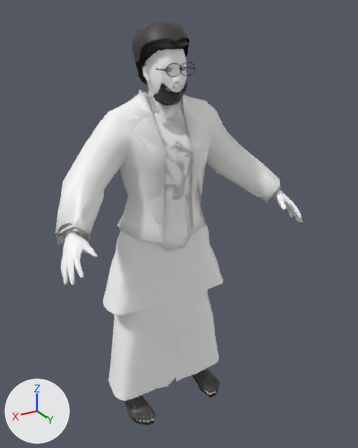
The glTF model assets/humans/m_avg.glb, before and after one commit.
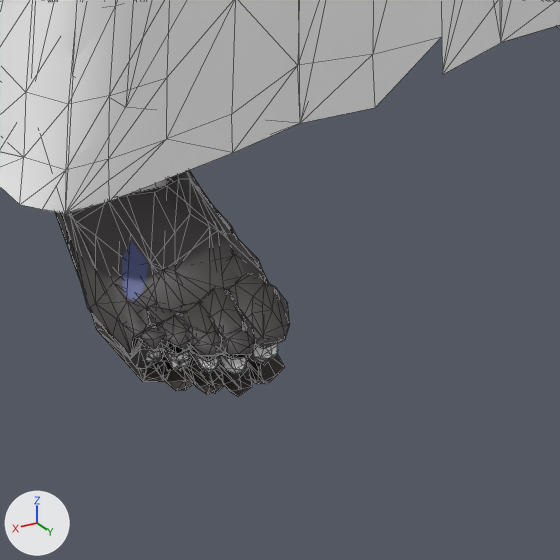
The first picture shows the older version from a 50 mm lens placed at (0.991, 1.814, 1.798), pointed at (-0.04, 0.096, 0.939). The close-ups show the older and then the newer version on the part from 32% to 54% of the width and 83% to 100% of the height of that picture. Only the edits that show in the close-ups are written down. Lighting does not change. The marker at lower left points along +X, +Y and +Z. The close-ups show mesh edges as thin lines. Vertices at exactly the same position are counted once.

In view in the first close-up: 'L1_chappal_sole', 'L1_lungi', 'L1_shoes', 'L1_skin_feet', 'L2_chappal_sole', 'L2_chappal_straps', 'L2_lungi', 'L2_shoes' and 1 more.
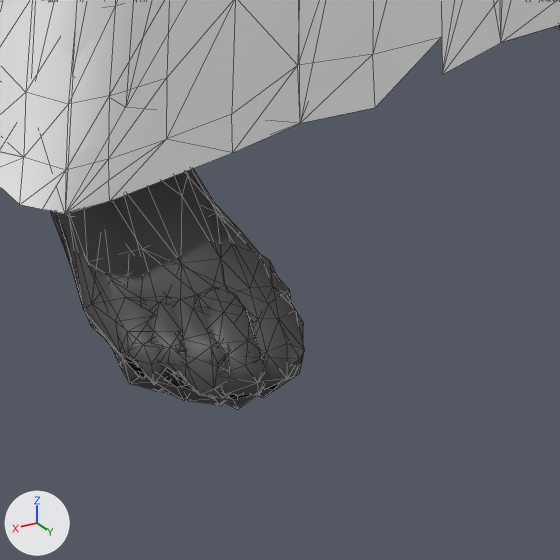
Boxes [x1, y1, x2, y2] around the edits, measured in the close-ups (560 x 560 px):
'L1_shoes', reshaped
    before: [56, 171, 290, 368]
    after: [50, 169, 305, 410]
'L2_shoes', reshaped
    before: [55, 25, 560, 359]
    after: [70, 25, 560, 406]
part 2 of me_l2_shoes, rebuilt
    before: [55, 170, 270, 359]
    after: [70, 169, 299, 406]
'L1_chappal_sole', unchanged, covered by the edit
    before: [91, 26, 560, 396]
    after: [129, 26, 557, 396]
'L1_skin_feet', unchanged, covered by the edit
    before: [129, 179, 278, 375]

Edits to the bpy script that builds the scene:
```text
Change me_l1_shoes:
    used by ob_l1_shoes; location = (0.0, 0.0, 0.0)
    remove me_l1_shoes.from_pydata(...)  # 574 vertices, 988 faces; spans x -0.252..0.252, y -0.056..0.212, z -0.008..0.072
    add me_l1_shoes.from_pydata(...)  # 580 vertices, 1015 faces; spans x -0.255..0.255, y -0.059..0.224, z -0.021..0.088
    me_l1_shoes part 1: the loose piece of 283 vertices spanning x 0.143..0.252, y -0.056..0.212, z -0.008..0.072 is rebuilt with 283 vertices and now spans x 0.135..0.255, y -0.059..0.224, z -0.021..0.087
    other edits to the shape of me_l1_shoes do not show in these pictures
Change me_l2_shoes:
    used by ob_l2_shoes; location = (0.0, 0.0, 0.0)
    remove me_l2_shoes.from_pydata(...)  # 156 vertices, 244 faces; spans x -0.251..0.251, y -0.056..0.212, z -0.007..0.071
    add me_l2_shoes.from_pydata(...)  # 163 vertices, 253 faces; spans x -0.254..0.253, y -0.059..0.224, z -0.021..0.087
    me_l2_shoes part 2: the loose piece of 81 vertices spanning x 0.143..0.251, y -0.056..0.212, z -0.007..0.071 is rebuilt with 80 vertices and now spans x 0.138..0.253, y -0.059..0.223, z -0.021..0.087
    other edits to the shape of me_l2_shoes do not show in these pictures
```
